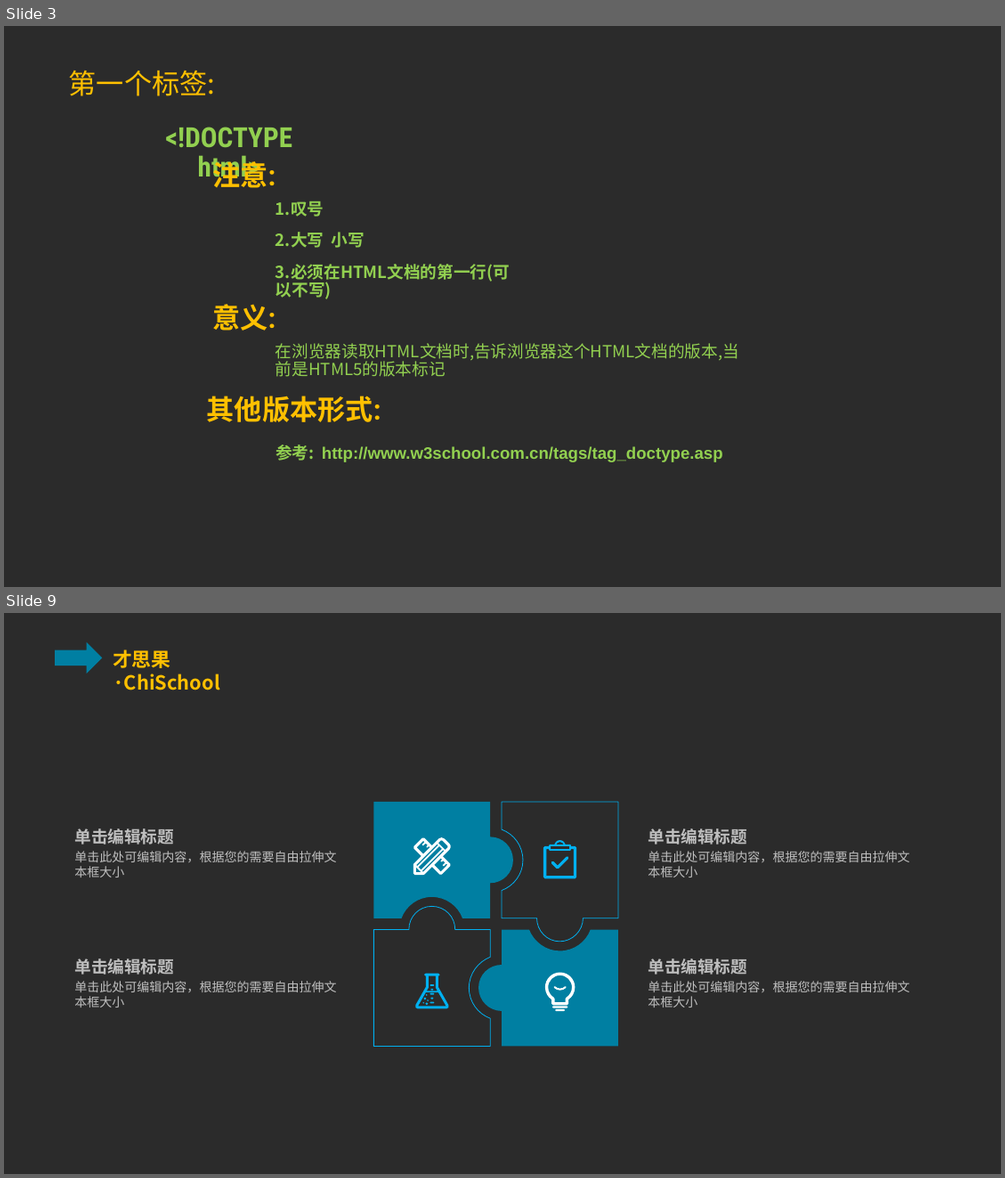
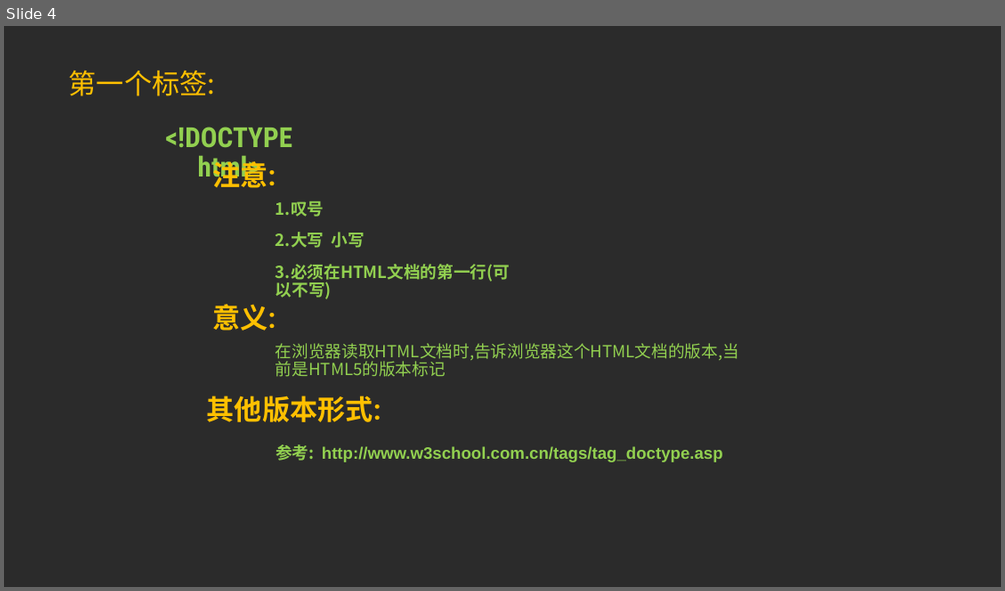
Before and after one commit to ppliu1987/chichool, a slide deck: html/class/lesson_two/AII.pptx. Shown one above the other, each under a label of ours: slides 3 and 9 before the commit, slide 4 after it; the slides between them are not shown. The pictures are 1005x1178 and 1005x591 pixels, drawn with LibreOffice and Linux fonts; fonts in the diff are those of the drawing; background and template pictures are left out; a plain dark background stands for a picture behind light text. Boxes give left, top, right and bottom in pixels: in the first picture for what was removed or moved away, otherwise in the second. Text is boxed around its words. In the diff, an @@ line names an element or a change of style, - is before the commit and + after.

```diff
--- a/html/class/lesson_two/AII.pptx
+++ b/html/class/lesson_two/AII.pptx
@@ slide 9 removed at [4,613,1001,1174], background picture (left out) @@
@@ right arrow removed at [55,641,102,673] @@
@@ text removed at [113,649,220,690] @@
-才思果·ChiSchool
@@ freeform shape removed at [374,802,513,918] @@
@@ freeform shape removed at [502,802,618,941] @@
@@ text removed at [74,828,336,877] @@
-单击编辑标题
-单击此处可编辑内容，根据您的需要自由拉伸文本框大小
@@ freeform shape removed at [413,837,451,876] @@
@@ freeform shape removed at [543,840,576,879] @@
@@ text removed at [647,828,909,877] @@
-单击编辑标题
-单击此处可编辑内容，根据您的需要自由拉伸文本框大小
@@ freeform shape removed at [374,906,491,1046] @@
@@ freeform shape removed at [478,930,618,1046] @@
@@ text removed at [74,958,336,1007] @@
-单击编辑标题
-单击此处可编辑内容，根据您的需要自由拉伸文本框大小
@@ text removed at [647,958,909,1007] @@
-单击编辑标题
-单击此处可编辑内容，根据您的需要自由拉伸文本框大小
@@ freeform shape removed at [414,973,450,1008] @@
@@ freeform shape removed at [545,972,575,1011] @@
@@ what was slide 3 is now slide 4 @@
```
Also in this commit, not shown: 1 slide changed, 8 slides added, 19 other slides removed, 1 other file.
